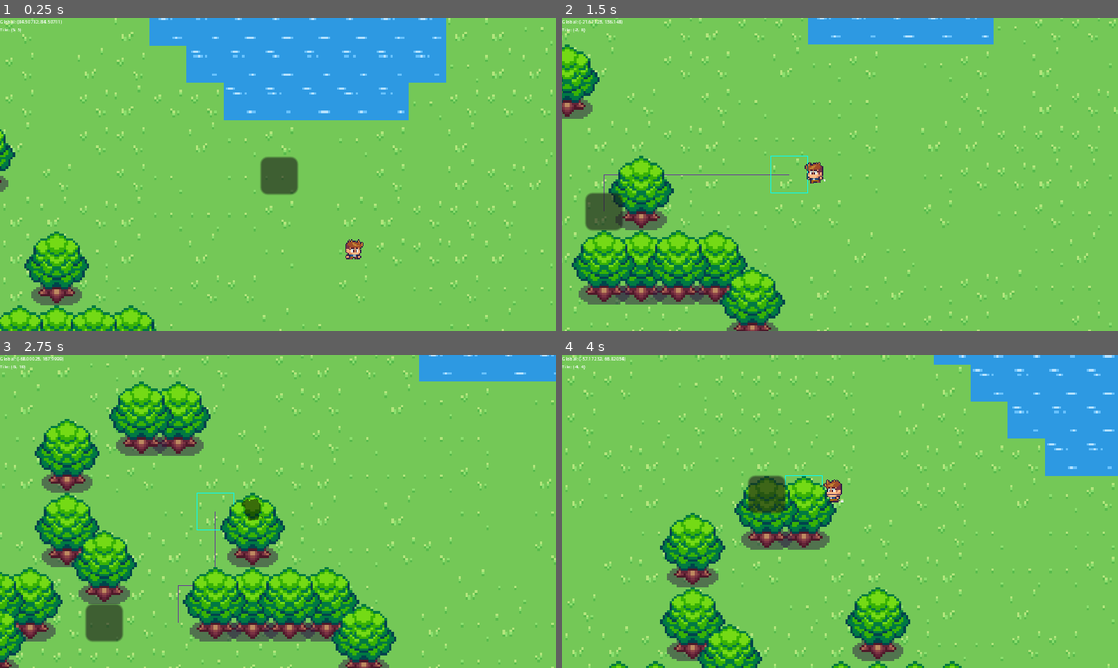
Above: before the commit, frames 1-4 (two rows, left to right).
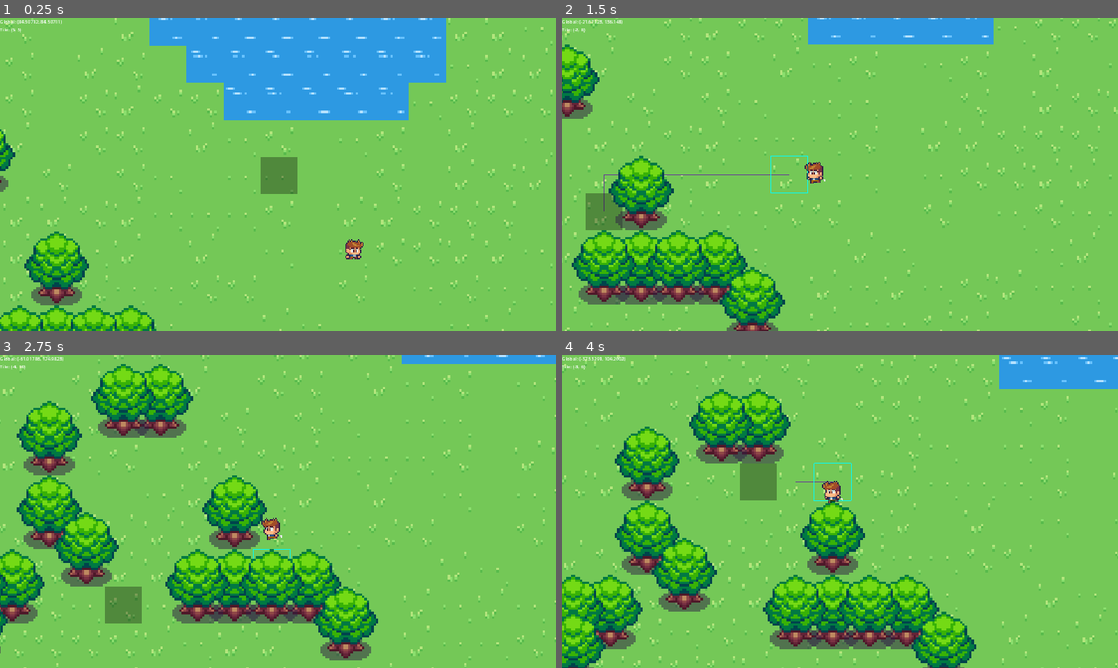
Above: after the commit, the same moments.

Repository: AustinMcPhail/godot-point-and-click
Game: Godot game, scene res://scenes/test_field.tscn
The game is run twice, just before and just after one commit, with the same random seed, the same clock (stepped at 60 frames per second) and the same inputs.
Inputs (mouse positions are in pixels of both pictures, inside the frame that each line leads up to):
- Up to frame 1 (0.25 s): no input
- Up to frame 2 (1.5 s): move the mouse to (562, 305) at 0.52 s; click (562, 305) at 0.6 s; move the mouse to (606, 212) at 1.27 s; tap P (Player) at 1.35 s; click (606, 212) at 1.42 s
- Up to frame 3 (2.75 s): move the mouse to (111, 624) at 2.02 s; right-click (111, 624) at 2.1 s; click (111, 624) at 2.17 s
- Up to frame 4 (4 s): move the mouse to (739, 436) at 2.77 s; click (739, 436) at 2.85 s; move the mouse to (762, 480) at 3.52 s; tap P (Player) at 3.6 s; click (762, 480) at 3.67 s

The runs differ from the first frame. In frame 1, 0.8% of the frame differs, in the area x 46-54%, y 44-57%; in frame 2, 0.7%; in frame 3, 31%; in frame 4, 38%, in the area x 0-100%, y 0-100%.

Commit message:
fix cursor hoveR

Diff:
--- a/scenes/test_field.tscn
+++ b/scenes/test_field.tscn
@@ -9,13 +9,13 @@
 [ext_resource type="PackedScene" uid="uid://dwkubucv404mr" path="res://scenes/Pointer.tscn" id="7_n5s70"]
 [ext_resource type="Script" path="res://scripts/Hover.gd" id="8_5wu6v"]
 
+[sub_resource type="StyleBoxFlat" id="StyleBoxFlat_03ju6"]
+bg_color = Color(0, 0, 0, 0.313726)
+
 [node name="Homeworld" type="Node2D" groups=["homeworld"]]
 script = ExtResource("1_yesp3")
 alt_freq = 0.01
 map_size_in_chunks = 3
-
-[node name="Chunkloader" type="Node2D" parent="."]
-script = ExtResource("2_tq71i")
 
 [node name="CanvasLayer" type="CanvasLayer" parent="."]
 
@@ -26,16 +26,21 @@
 offset_bottom = 40.0
 script = ExtResource("3_35nx2")
 
+[node name="Chunkloader" type="Node2D" parent="."]
+script = ExtResource("2_tq71i")
+
 [node name="Player" parent="." instance=ExtResource("5_a065t")]
 
 [node name="Path" type="Node2D" parent="."]
 script = ExtResource("5_wa5j5")
 
-[node name="TileMap" parent="." instance=ExtResource("6_nlj8o")]
-script = null
-
 [node name="Hover" type="Panel" parent="."]
 z_as_relative = false
 offset_right = 40.0
 offset_bottom = 40.0
+mouse_filter = 2
+theme_override_styles/panel = SubResource("StyleBoxFlat_03ju6")
 script = ExtResource("8_5wu6v")
+
+[node name="TileMap" parent="." instance=ExtResource("6_nlj8o")]
+script = null
--- a/scripts/Hover.gd
+++ b/scripts/Hover.gd
@@ -10,16 +10,9 @@
 func _process(delta):
 	var tile_map = homeworld.tile_map
 	var mouse_pos = tile_map.get_local_mouse_position()
-	print("mouse pos: ", mouse_pos)
 	var tile_pos = tile_map.local_to_map(mouse_pos)
-	print("tile pos: ", tile_pos)
 	var local_tile_pos = tile_map.map_to_local(tile_pos)
-	print("local tile pos: ", local_tile_pos)
-	var global_tile_pos = homeworld.to_global(local_tile_pos)
-	print("global tile pos?: ", global_tile_pos)
 	var tile = tile_map.get_cell_tile_data(0, tile_pos)
-	print("tile: ", tile)
-	print("position", position)
 
 	if hovered_tile != tile:
 		hovered_tile = tile
Not shown: 1 places in scenes/test_field.tscn that only renumber resources
